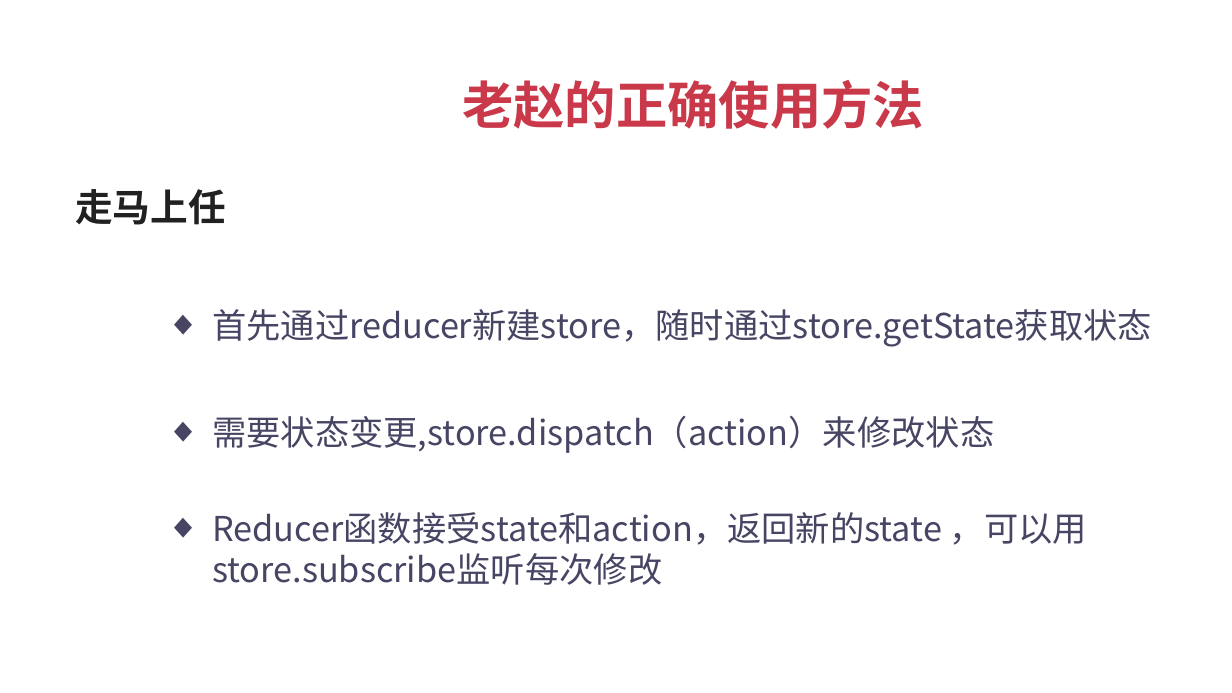
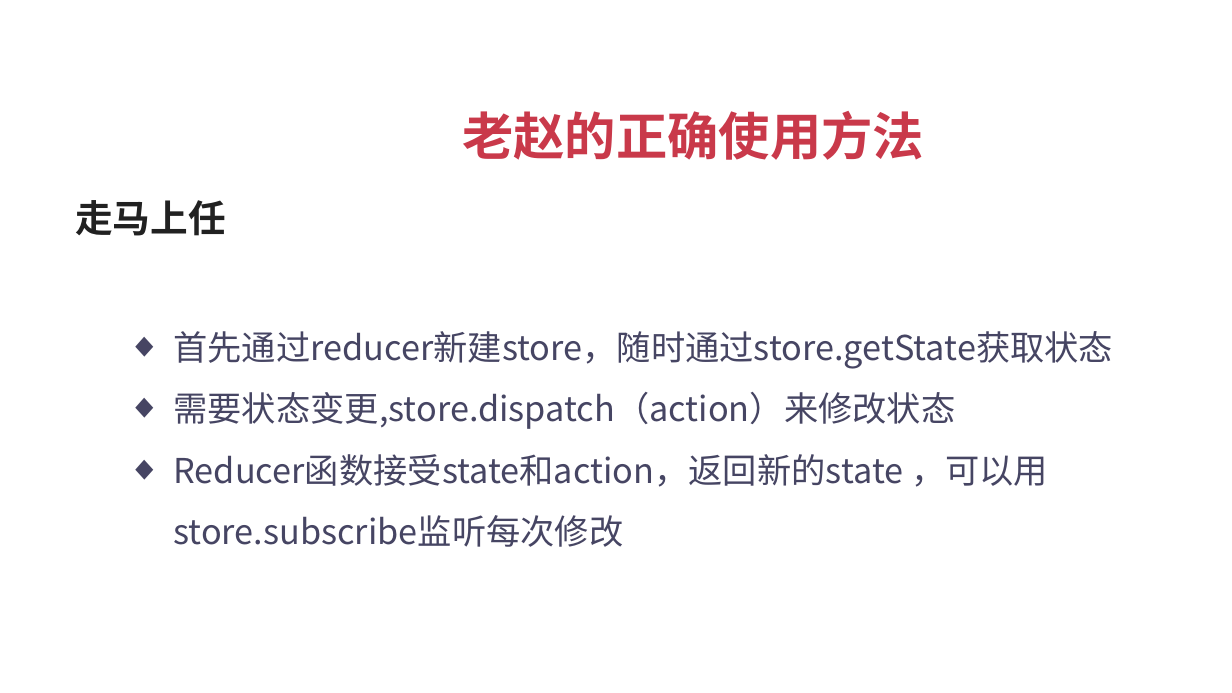
Before and after one commit to Crystal2030/react-zhaopin, a slide deck: slide 6 of ppt/03 Redux状态管理.pptx. Drawn at 1232x693 pixels with LibreOffice and Linux fonts; fonts in the diff are those of the drawing. Boxes give left, top, right and bottom in pixels: in the first picture for what was removed or moved away, otherwise in the second. Text is boxed around its words. In the diff, an @@ line names an element or a change of style, - is before the commit and + after.

```diff
--- a/ppt/03 Redux状态管理.pptx
+++ b/ppt/03 Redux状态管理.pptx
@@ text "老赵的正确使用方法" at [462, 111, 924, 160]: line spacing 1 to 1.5 @@
@@ text "走马上任" at [75, 200, 225, 236]: line spacing 1 to 1.5 @@
@@ text "首先通过reducer新建store，随时通过store.getState获取状态": place and size @@
-text "首先通过reducer新建store，随时通过store.getState获取状态" at [212, 309, 1152, 347]
+text "首先通过reducer新建store，随时通过store.getState获取状态" at [173, 331, 1113, 547]
@@ text at [173, 331, 1113, 369]: line spacing 1 to 1.5 @@
@@ text at [173, 392, 1048, 547]: paragraphs added @@
+  ◆ 需要状态变更,store.dispatch（action）来修改状态
+  ◆ Reducer函数接受state和action，返回新的state ，可以用store.subscribe监听每次修改
@@ text removed at [212, 416, 994, 453] @@
-  ◆ 需要状态变更,store.dispatch（action）来修改状态
@@ text removed at [212, 512, 1087, 585] @@
-  ◆ Reducer函数接受state和action，返回新的state ，可以用store.subscribe监听每次修改
```
Also in this commit, not shown: 6 other slides changed, 3 other files.
